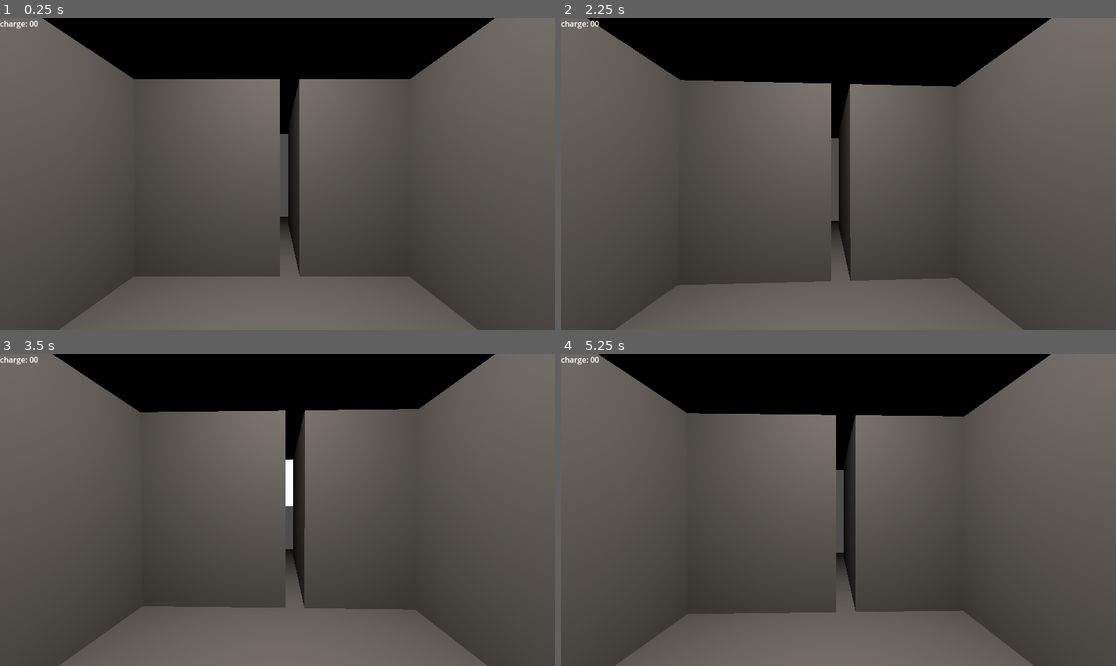
Above: before the commit, frames 1-4 (two rows, left to right).
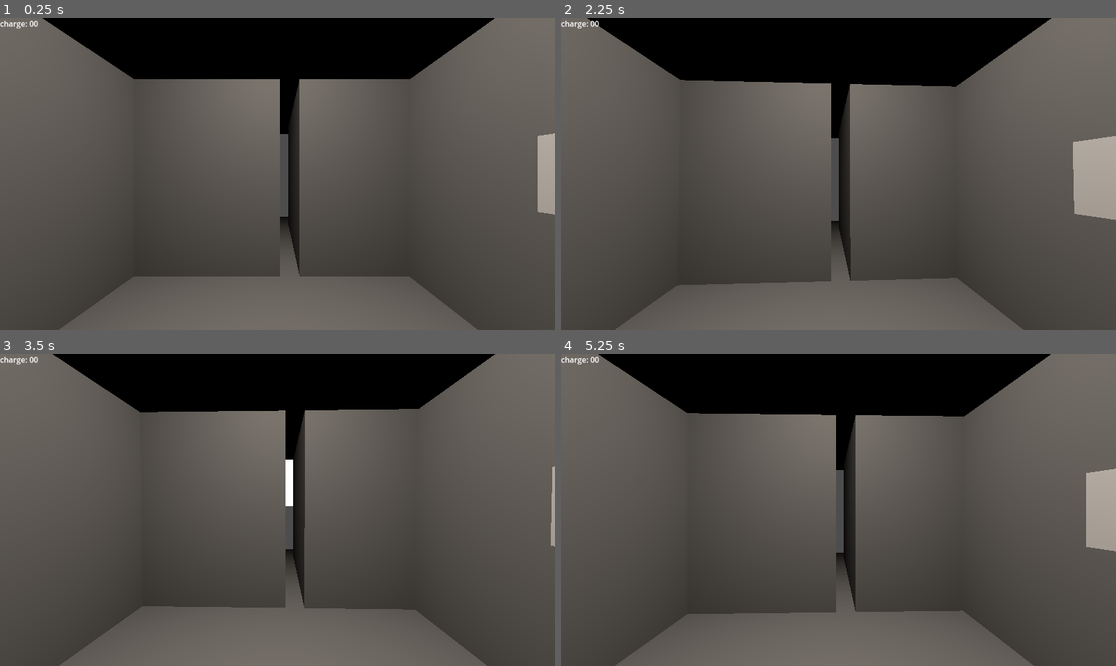
Above: after the commit, the same moments.

Repository: DerBrezel/elevator-pitch
Game: Godot game, scene res://scene_elevator_test.tscn
Two runs of this game, one before a commit and one after it. Both use one fixed random seed, a clock stepped at 60 frames per second and the inputs below.
Inputs (mouse positions are in pixels of both pictures, inside the frame that each line leads up to):
- Up to frame 1 (0.25 s): no input
- Up to frame 2 (2.25 s): tap Enter at 0.5, 2 s; move the mouse to (866, 174) at 0.52 s; press the mouse at (866, 174) at 0.53 s; tap Space at 1.25 s; move the mouse to (810, 174) at 1.27 s; release the mouse at (810, 174) at 1.28 s; click (810, 174) at 1.35 s; move the mouse to (849, 167) at 2.02 s; press the mouse at (849, 167) at 2.03 s
- Up to frame 3 (3.5 s): tap Space at 2.75 s; move the mouse to (271, 516) at 2.77 s; release the mouse at (271, 516) at 2.78 s; click (271, 516) at 2.85 s
- Up to frame 4 (5.25 s): tap Enter at 3.5 s; move the mouse to (877, 513) at 3.52 s; press the mouse at (877, 513) at 3.53 s; tap Space at 4.25 s; move the mouse to (794, 506) at 4.27 s; release the mouse at (794, 506) at 4.28 s; click (794, 506) at 4.35 s; move the mouse to (844, 510) at 5.02 s; press the mouse at (844, 510) at 5.03 s

The runs differ from the first frame. In frame 1, 0.8% of the frame differs, in the area x 96-100%, y 36-64%; in frame 2, 1.9%, in the area x 92-100%, y 37-65%; in frame 3, 0.2%; in frame 4, 1.3%.

Commit message:
refactor: use seperate mesh for highlight

Diff:
--- a/core/shader/outline_material_highlight.tres
+++ /dev/null
@@ -1,10 +0,0 @@
-[gd_resource type="ShaderMaterial" load_steps=2 format=3 uid="uid://bldffgdnr6oo2"]
-
-[ext_resource type="Shader" path="res://core/shader/outline.gdshader" id="1_h2i74"]
-
-[resource]
-render_priority = 0
-shader = ExtResource("1_h2i74")
-shader_parameter/outline_color = Color(0.9, 0.51, 0, 1)
-shader_parameter/outline_width = 4.0
-shader_parameter/constant_width = true
--- /dev/null
+++ b/elevator/material_crank_default_highlighted.tres
@@ -0,0 +1,5 @@
+[gd_resource type="StandardMaterial3D" format=3 uid="uid://cbr07nlj6bn87"]
+
+[resource]
+shading_mode = 0
+albedo_color = Color(0.989732, 0.514647, 0, 1)
--- a/elevator/material_crank_highlight.tres
+++ /dev/null
@@ -1,8 +0,0 @@
-[gd_resource type="StandardMaterial3D" load_steps=2 format=3 uid="uid://bsmt7dgt5melm"]
-
-[ext_resource type="Material" uid="uid://bldffgdnr6oo2" path="res://core/shader/outline_material_highlight.tres" id="1_g7pwf"]
-
-[resource]
-next_pass = ExtResource("1_g7pwf")
-rim = 0.16
-rim_tint = 1.0
--- a/elevator/scenes/crank.tscn
+++ b/elevator/scenes/crank.tscn
@@ -1,23 +1,30 @@
-[gd_scene load_steps=6 format=3 uid="uid://ditlgrotff0a2"]
+[gd_scene load_steps=7 format=3 uid="uid://ditlgrotff0a2"]
 
 [ext_resource type="Script" path="res://elevator/scripts/crank.gd" id="1_4goc8"]
-[ext_resource type="Material" uid="uid://bsmt7dgt5melm" path="res://elevator/material_crank_highlight.tres" id="3_pr742"]
 [ext_resource type="Material" uid="uid://dlv7rajqjo8ss" path="res://elevator/material_crank_default.tres" id="3_w4lhc"]
+[ext_resource type="Material" uid="uid://cbr07nlj6bn87" path="res://elevator/material_crank_default_highlighted.tres" id="4_124pd"]
 
 [sub_resource type="BoxShape3D" id="BoxShape3D_p27qm"]
 
 [sub_resource type="BoxMesh" id="BoxMesh_oc3qn"]
 
-[node name="Crank" type="StaticBody3D" node_paths=PackedStringArray("mesh")]
-transform = Transform3D(0.15, 0, 0, 0, 0.15, 0, 0, 0, 0.15, 0.559975, -0.0642633, 0.122904)
+[sub_resource type="BoxMesh" id="BoxMesh_t0lku"]
+flip_faces = true
+
+[node name="Crank" type="StaticBody3D" node_paths=PackedStringArray("mesh_highlight")]
+transform = Transform3D(0.15, 0, 0, 0, 0.15, 0, 0, 0, 0.15, 0, 0, 0)
 script = ExtResource("1_4goc8")
-mesh = NodePath("MeshInstance3D")
-default_material = ExtResource("3_w4lhc")
-highlight_material = ExtResource("3_pr742")
+mesh_highlight = NodePath("MeshHighlight")
 
 [node name="CollisionShape3D" type="CollisionShape3D" parent="."]
 shape = SubResource("BoxShape3D_p27qm")
 
-[node name="MeshInstance3D" type="MeshInstance3D" parent="."]
+[node name="Mesh" type="MeshInstance3D" parent="."]
 mesh = SubResource("BoxMesh_oc3qn")
 surface_material_override/0 = ExtResource("3_w4lhc")
+
+[node name="MeshHighlight" type="MeshInstance3D" parent="."]
+transform = Transform3D(1.05, 0, 0, 0, 1.05, 0, 0, 0, 1.05, 0, 0, 0)
+layers = 2
+mesh = SubResource("BoxMesh_t0lku")
+surface_material_override/0 = ExtResource("4_124pd")
--- a/elevator/scripts/crank.gd
+++ b/elevator/scripts/crank.gd
@@ -1,14 +1,15 @@
 extends StaticBody3D
 
-@export var mesh : MeshInstance3D
-@export var default_material : Material
-@export var highlight_material : Material
+@export var mesh_highlight : MeshInstance3D
+
+func _ready() -> void:
+	mesh_highlight.visible = false
 
 func interact():
 	Elevator.add_charge(1.0)
 
 func highlight():
-	mesh.set_surface_override_material(0, highlight_material)
+	mesh_highlight.visible = true
 
 func clear_highlight():
-	mesh.set_surface_override_material(0,default_material)
+	mesh_highlight.visible = false
--- a/scene_elevator_test.tscn
+++ b/scene_elevator_test.tscn
@@ -23,6 +23,7 @@
 spot_angle = 84.1
 
 [node name="Crank" parent="." instance=ExtResource("4_otdx4")]
+transform = Transform3D(0.15, 0, 0, 0, 0.15, 0, 0, 0, 0.15, 0.588187, 0, 0)
 
 [node name="UI" type="CanvasLayer" parent="."]
 
